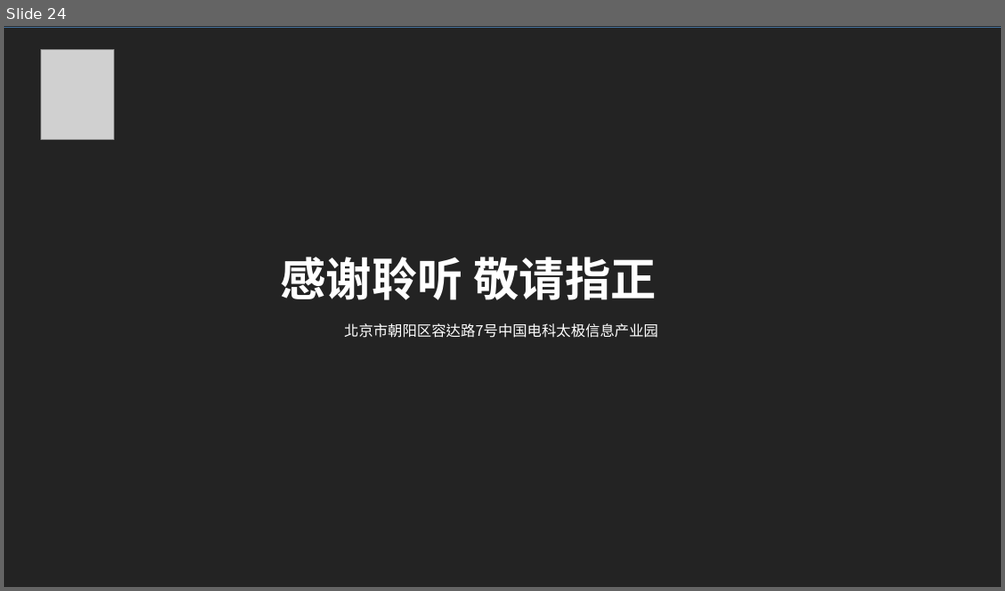
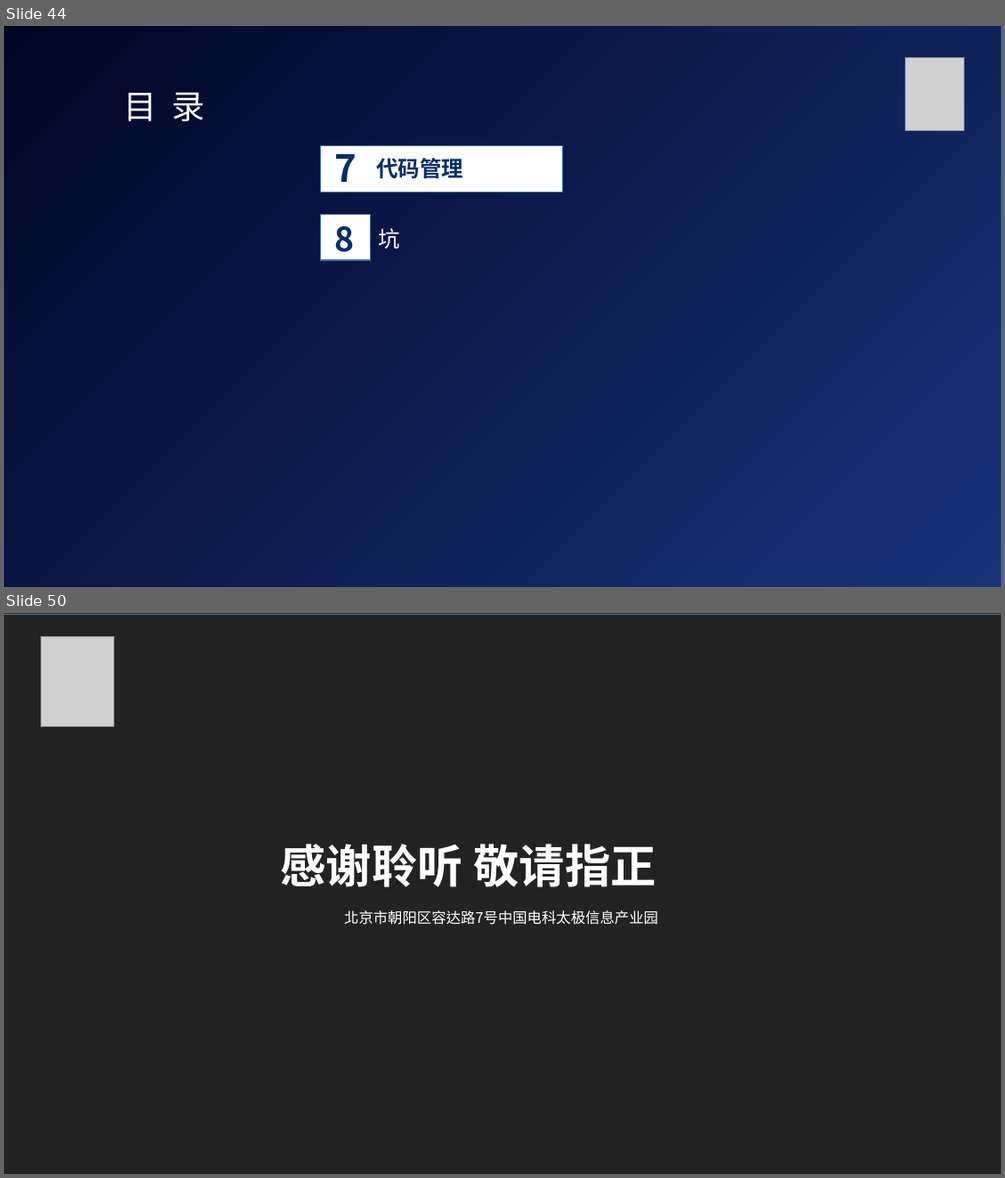
Before and after one commit to whutpsychic/ReactNative, a slide deck: 瑞太智联-RN开发.pptx. Shown one above the other, each under a label of ours: slide 24 before the commit, slides 44 and 50 after it; the slides between them are not shown. The pictures are 1005x591 and 1005x1178 pixels, drawn with LibreOffice and Linux fonts; fonts in the diff are those of the drawing; grey boxes stand for pictures; background and template pictures are left out; a plain dark background stands for a picture behind light text. Boxes give left, top, right and bottom in pixels: in the first picture for what was removed or moved away, otherwise in the second. Text is boxed around its words. In the diff, an @@ line names an element or a change of style, - is before the commit and + after.

```diff
--- a/瑞太智联-RN开发.pptx
+++ b/瑞太智联-RN开发.pptx
@@ slide 44 added at [4,26,1001,587], background gradient #050102 to #010525 to #173479 @@
@@ picture added at [905,58,964,131] @@
@@ text added at [123,92,205,121], 32 pt, text #FFFFFF @@
+目 录
@@ rectangle added at [320,145,563,192], fill #FFFFFF, outline #43739E 1 pt @@
@@ text added at [335,144,357,182], 36 pt, text #072D6C, bold @@
+7
@@ text added at [376,158,463,179], 21 pt, text #072D6C, bold @@
+代码管理
@@ rectangle added at [320,215,371,260], fill #FFFFFF, outline #43739E 1 pt @@
@@ text added at [335,226,355,260], 32 pt, text #072D6C, bold @@
+8
@@ text added at [378,228,400,248], 21 pt, text #FFFFFF @@
+坑
@@ what was slide 24 is now slide 50 @@
```
Also in this commit, not shown: 26 other slides added, 1 slide removed, 1 other file.
